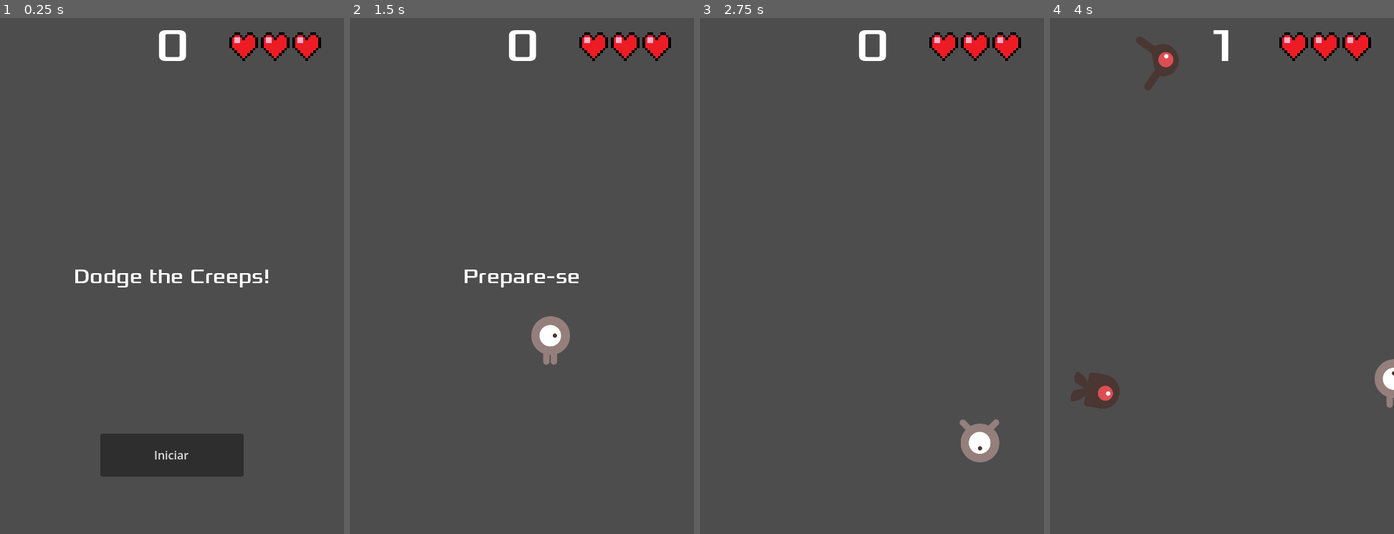
Above: before the commit, frames 1-4 (left to right).
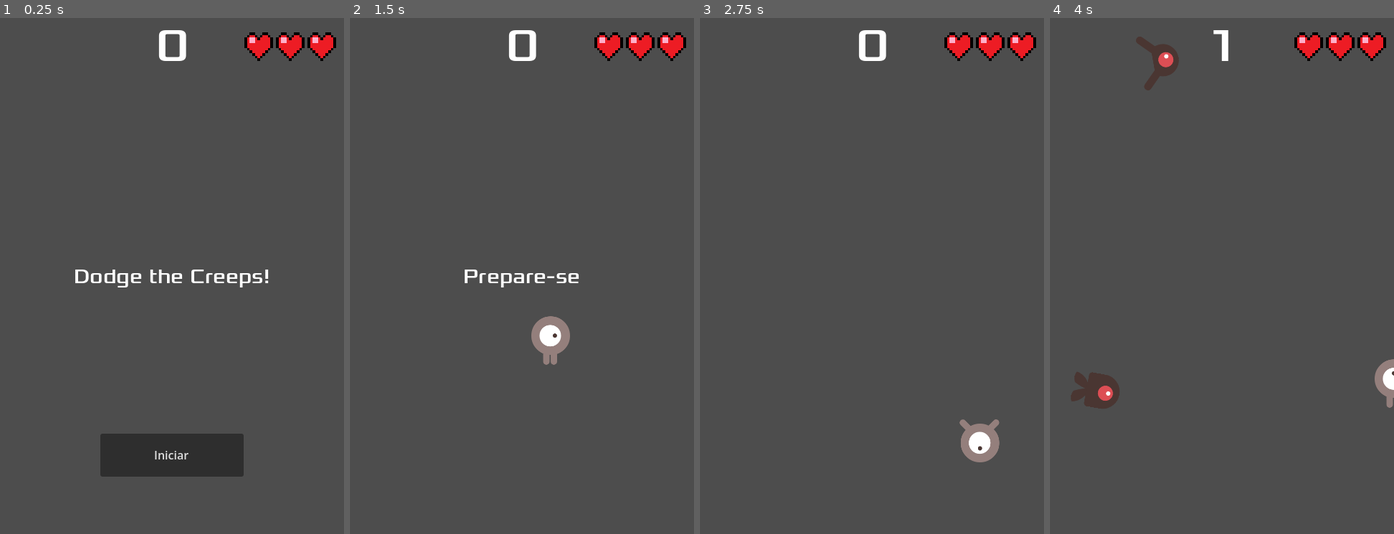
Above: after the commit, the same moments.

Repository: GuilhermeGuia/dodge-the-creeps
Game: Godot game, scene res://principal.tscn
The game is run twice, just before and just after one commit, with the same random seed, the same clock (stepped at 60 frames per second) and the same inputs.
Inputs:
- Up to frame 1 (0.25 s): no input
- Up to frame 2 (1.5 s): click "Iniciar" at 0.5 s; tap Enter (iniciar) at 1.25, 1.35 s; hold Right (mover_direita) from 1.28 s (still down)
- Up to frame 3 (2.75 s): release Right (mover_direita) at 2.03 s; hold Down (mover_baixo) from 2.03 s (still down); tap Enter (iniciar) at 2.1 s
- Up to frame 4 (4 s): release Down (mover_baixo) at 2.78 s; hold Right (mover_direita) 2.78-3.53 s; tap Enter (iniciar) at 2.85, 3.6 s; hold Up (mover_cima) from 3.53 s (still down)

The runs differ from the first frame. In frame 1, 1.1% of the frame differs, in the area x 66-98%, y 2-9%; in frame 2, 1.1%; in frame 3, 1.1%; in frame 4, 1.1%.

Commit message:
refactor: ajustando posicionamento coracoes

Diff:
--- a/hud.tscn
+++ b/hud.tscn
@@ -63,9 +63,9 @@
 anchors_preset = 1
 anchor_left = 1.0
 anchor_right = 1.0
-offset_left = -210.0
+offset_left = -140.0
 offset_top = 20.0
-offset_right = 19.0
+offset_right = -10.0
 offset_bottom = 60.0
 grow_horizontal = 0
 size_flags_horizontal = 4
